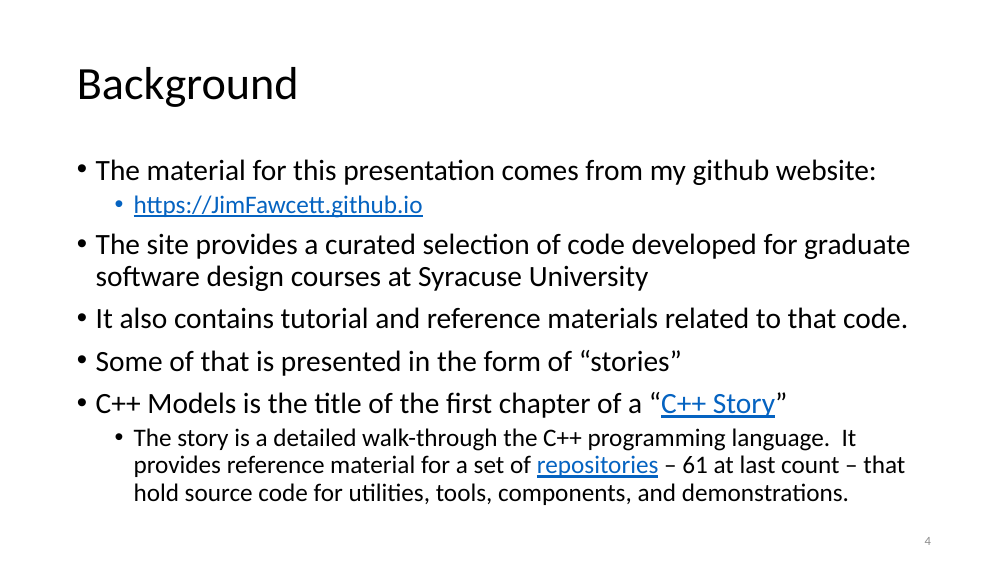
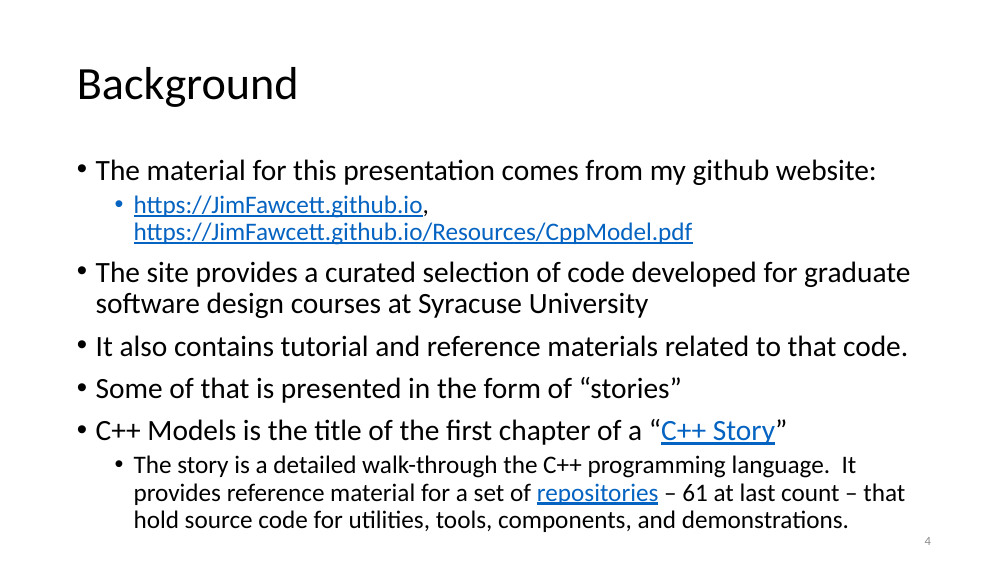
Before and after one commit to JimFawcett/JimFawcett.github.io, a slide deck: slide 4 of Resources/CppModels.pptx. Drawn at 1008x567 pixels with LibreOffice and Linux fonts; fonts in the diff are those of the drawing. Boxes give left, top, right and bottom in pixels: in the first picture for what was removed or moved away, otherwise in the second. Text is boxed around its words. In the diff, an @@ line names an element or a change of style, - is before the commit and + after.

```diff
--- a/Resources/CppModels.pptx
+++ b/Resources/CppModels.pptx
@@ text at (x1=134, y1=195, x2=693, y2=245): text changed @@
-  • https://JimFawcett.github.io
+  • https://JimFawcett.github.io, https://JimFawcett.github.io/Resources/CppModel.pdf
```
Also in this commit, not shown: 1 other file.
